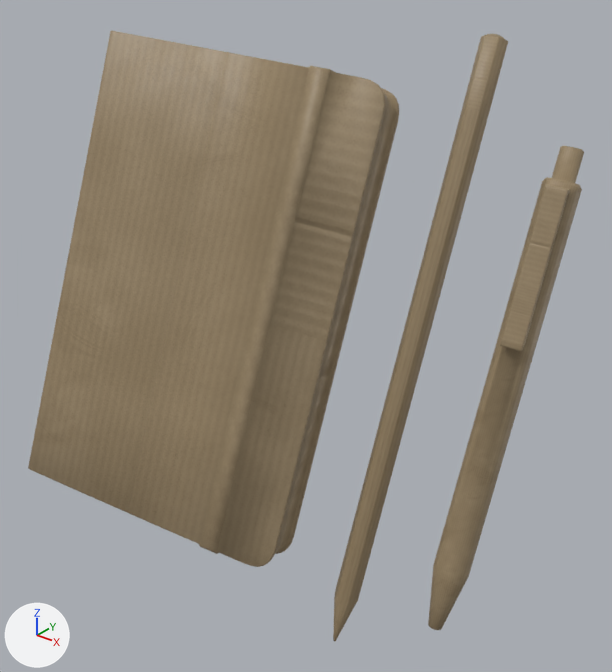
The glTF model scroll2/models/Notepad.glb, before and after one commit.
Rendered twice from a 50 mm lens placed at (15.27, -18.69, 11.12), pointed at (1.15, -1.04, 0.17). Arrows for +X, +Y and +Z are at lower left; the lights stay in place. Where no turn or scale is listed for an object, it has been applied to the vertices. Vertices at the same position are counted once.

Names of what the first picture shows: 'as_creative_kit'.
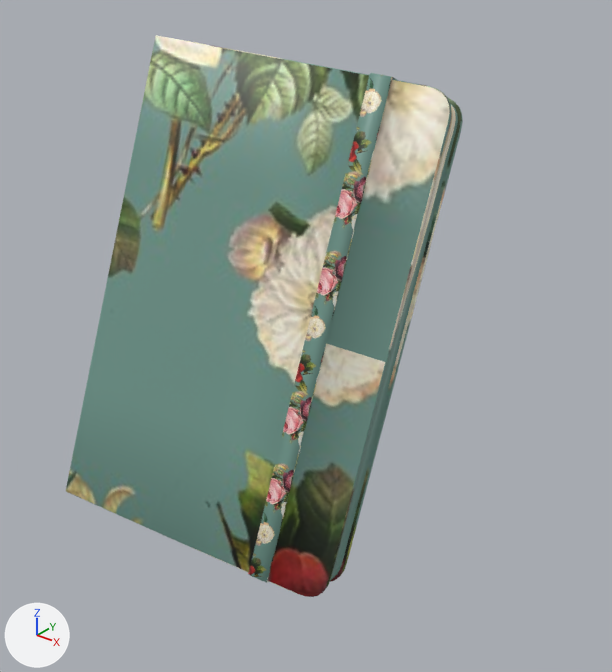
Pixel boxes [x1, y1, x2, y2] of what changed, in the pictures (612 x 672 px; the box of a moved part takes in the faces that stretch with it):
```json
{"object": "as_creative_kit", "change": "reshaped, moved", "before": [28, 31, 584, 641], "after": [66, 35, 463, 597], "on screen": "29% narrower, 8% shorter"}
{"part": 1, "of": "me_as_creative_kit", "change": "moved or reshaped", "before": [28, 31, 399, 567], "after": [66, 35, 463, 597]}
{"part": 2, "of": "me_as_creative_kit", "change": "deleted", "before": [428, 146, 584, 630], "on screen": "brown"}
{"part": 3, "of": "me_as_creative_kit", "change": "deleted", "before": [333, 34, 508, 641], "on screen": "brown"}
```

Scene script edits in JSON lines:
```json
{"op": "add", "block": "img_c__users_dell_desktop_flowers_6729061_960_720", "code": ["img_c__users_dell_desktop_flowers_6729061_960_720 = load_image('C:\\\\Users\\\\DELL\\\\Desktop\\\\flowers-6729061_960_720', '_unpacked/C__Users_DELL_Desktop_flowers-6729061_960_720', 720, 720, 'sRGB')"]}
{"op": "add", "block": "mat_flower_decorative_wrapping_paper", "code": ["mat_flower_decorative_wrapping_paper = bpy.data.materials.new('Flower Decorative Wrapping Paper')", "# uses the picture img_c__users_dell_desktop_flowers_6729061_960_720"]}
{"block": "me_as_creative_kit", "where": "me_as_creative_kit.from_pydata(...)  # 1503 vertices, 3002 faces; spans x -11.6..2.9, y -6.2..3.0, z -8.1..8.6"}
{"block": "me_as_creative_kit", "where": "# used by ob_as_creative_kit; location = (4.75, 0.0, 0.0)"}
{"op": "remove", "block": "me_as_creative_kit", "code": "me_as_creative_kit.materials.append(mat_cardboard_03)"}
{"block": "me_as_creative_kit", "change": "me_as_creative_kit part 1: the loose piece of 458 vertices spanning x -11.6..-2.1, y -6.2..1.8, z -6.3..8.2 is moved by (6.7, 0.0, 0.0), in mat_flower_decorative_wrapping_paper"}
{"block": "me_as_creative_kit", "change": "me_as_creative_kit part 2: the loose piece of 762 vertices spanning x 1.7..2.9, y -2.6..2.5, z -6.7..6.1 is deleted"}
{"block": "me_as_creative_kit", "change": "me_as_creative_kit part 3: the loose piece of 283 vertices spanning x -0.9..0.1, y -3.5..3.0, z -8.1..8.6 is deleted"}
{"op": "add", "block": "me_as_creative_kit", "code": "me_as_creative_kit.materials.append(mat_flower_decorative_wrapping_paper)"}
{"op": "set", "path": "ob_as_creative_kit.location", "old": "(4.75, 0.0, 0.0)", "new": "(0.0, 0.0, 0.0)"}
```
